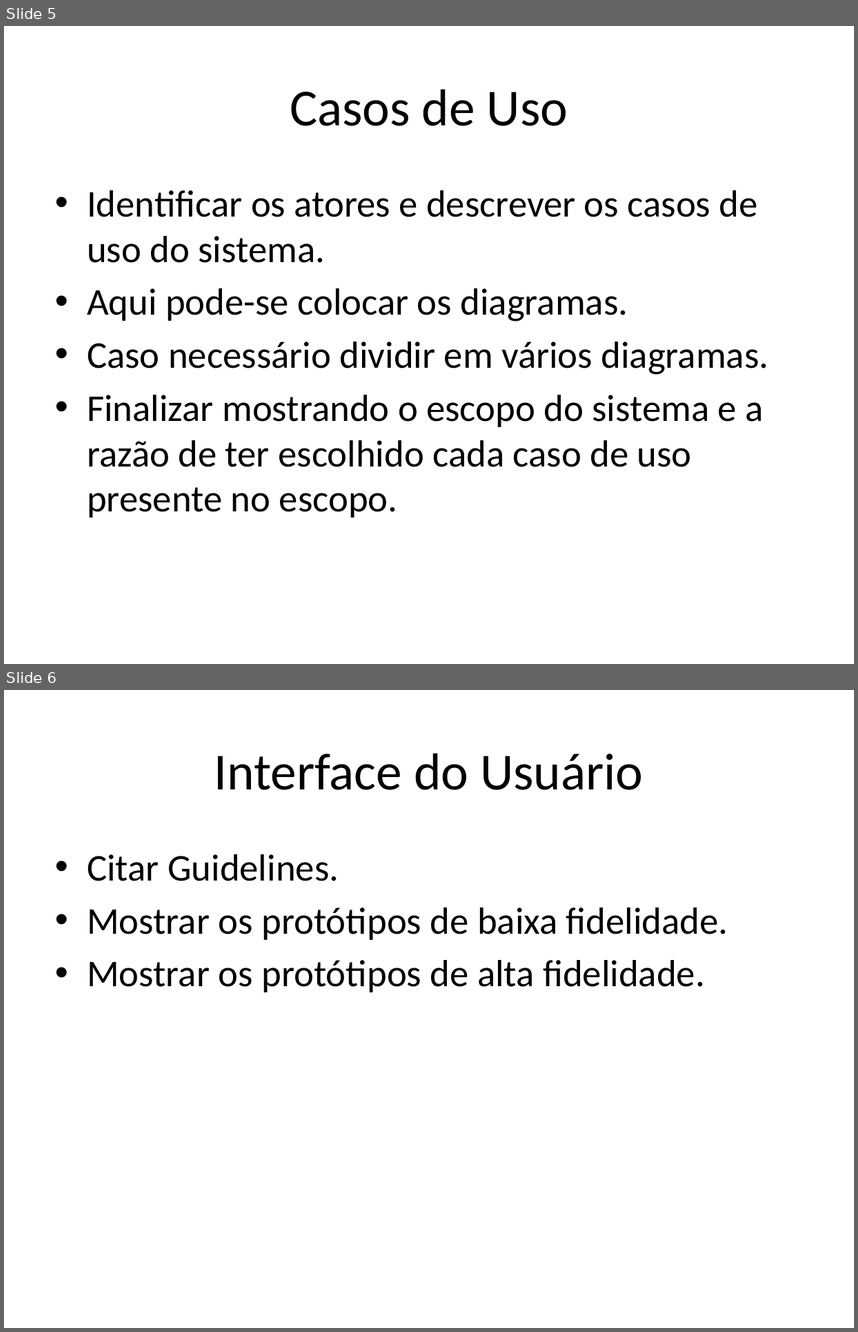
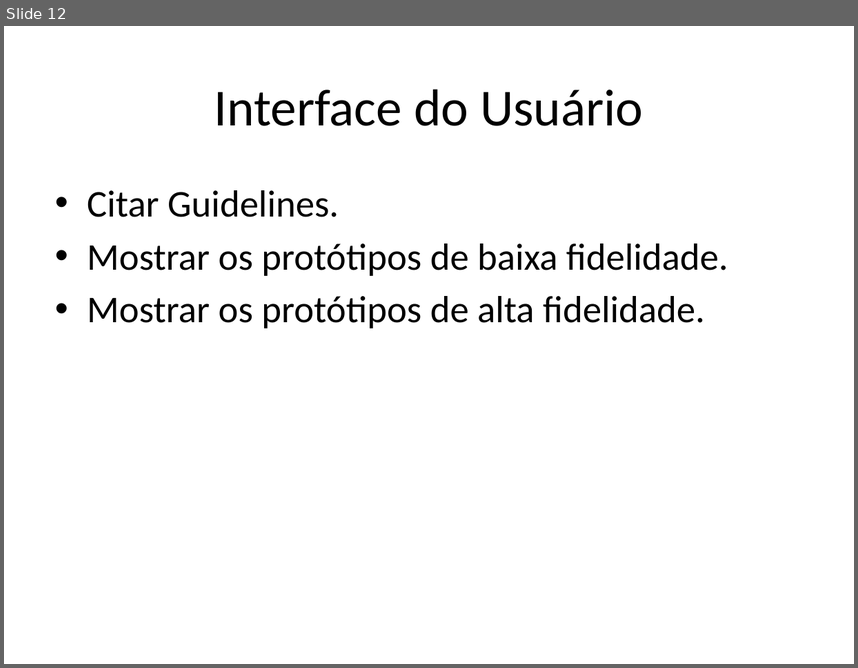
Before and after one commit to kokmz/TCCHUE, a slide deck: documentacao/G4_Apresentacao2sem2014_Final.pptx. Shown one above the other, each under a label of ours: slides 5 and 6 before the commit, slide 12 after it. The pictures are 858x1332 and 858x668 pixels, drawn with LibreOffice and Linux fonts; fonts in the diff are those of the drawing; background and template pictures are left out. Boxes give left, top, right and bottom in pixels: in the first picture for what was removed or moved away, otherwise in the second. Text is boxed around its words. In the diff, an @@ line names an element or a change of style, - is before the commit and + after.

```diff
--- a/documentacao/G4_Apresentacao2sem2014_Final.pptx
+++ b/documentacao/G4_Apresentacao2sem2014_Final.pptx
@@ slide 5 removed at box(4, 26, 854, 664), background picture (left out) @@
@@ title removed at box(290, 89, 568, 126) @@
-Casos de Uso
@@ text removed at box(87, 190, 769, 517) @@
-• Identificar os atores e descrever os casos de uso do sistema.
-• Aqui pode-se colocar os diagramas.
-• Caso necessário dividir em vários diagramas.
-• Finalizar mostrando o escopo do sistema e a razão de ter escolhido cada caso de uso presente no escopo.
@@ what was slide 6 is now slide 12 @@
```
Also in this commit, not shown: 3 slides changed, 13 slides added, 4 other slides removed.
